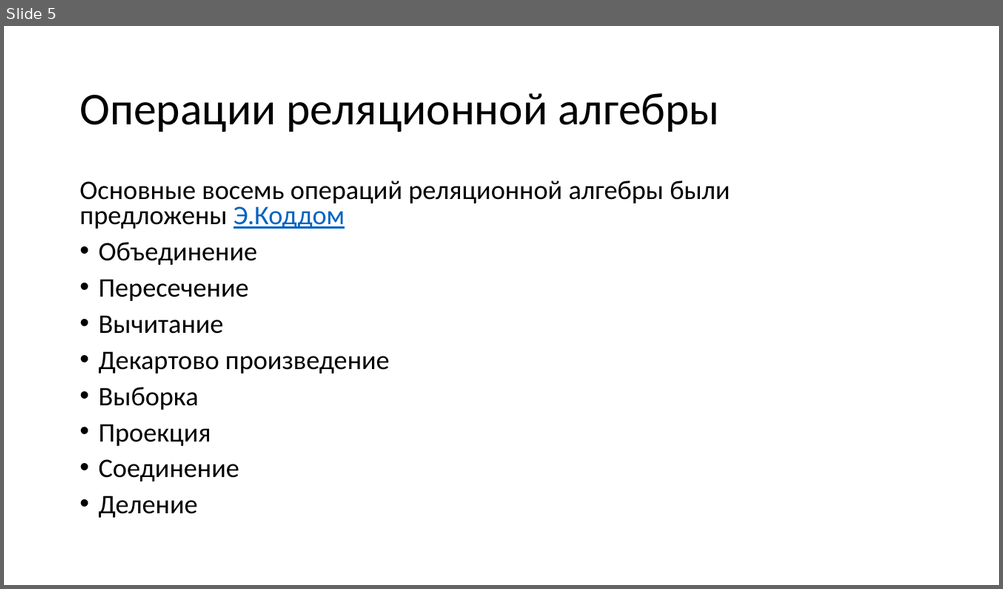
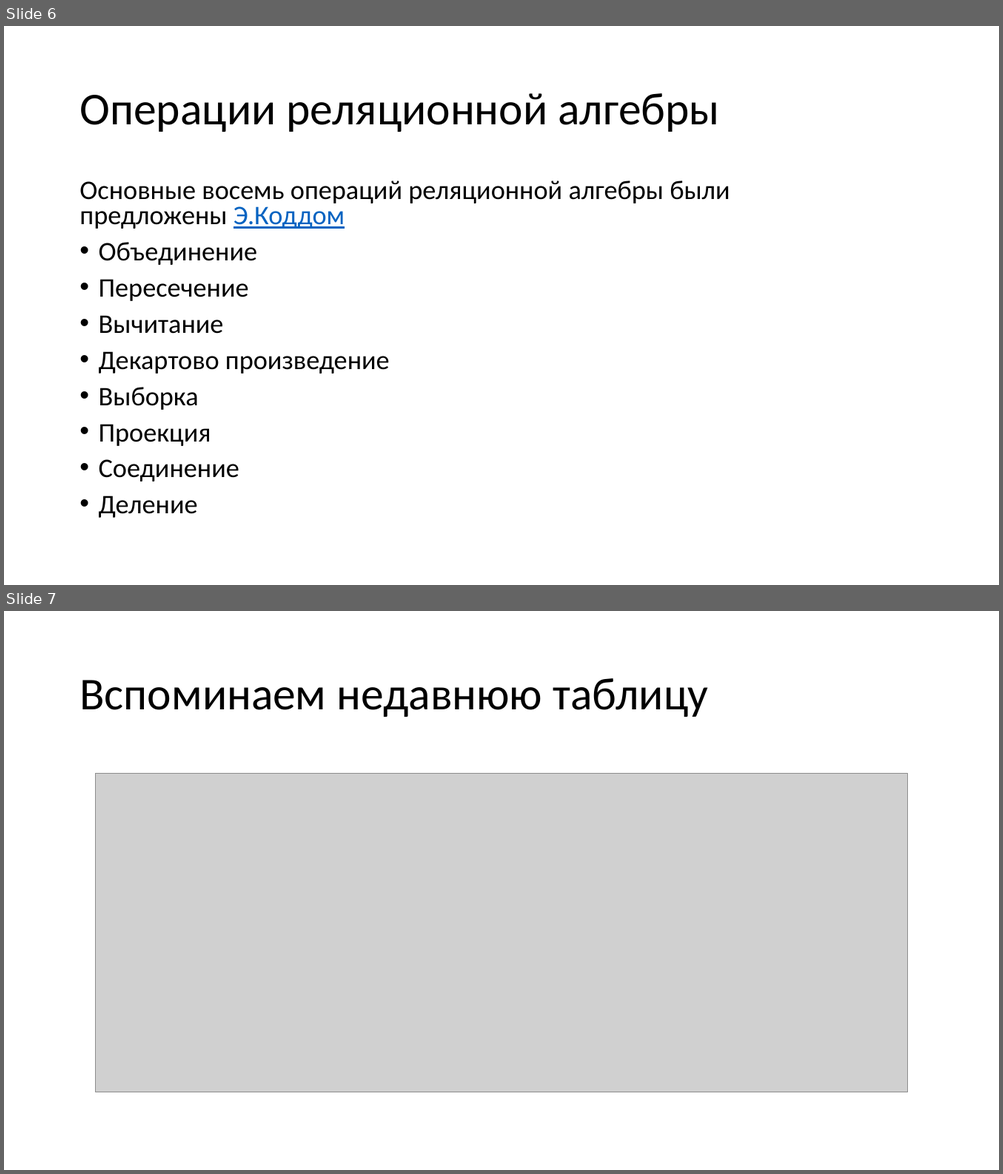
Before and after one commit to avdosev/DataBasePresentations, a slide deck: Реляционная Алгебра/Презентация.pptx. Shown one above the other, each under a label of ours: slide 5 before the commit, slides 6 and 7 after it. The pictures are 1003x589 and 1003x1174 pixels, drawn with LibreOffice and Linux fonts; fonts in the diff are those of the drawing; grey boxes stand for pictures. Boxes give left, top, right and bottom in pixels: in the first picture for what was removed or moved away, otherwise in the second. Text is boxed around its words. In the diff, an @@ line names an element or a change of style, - is before the commit and + after.

```diff
--- a/Реляционная Алгебра/Презентация.pptx
+++ b/Реляционная Алгебра/Презентация.pptx
@@ slide 7 added at bbox=[4, 611, 999, 1170], background #FFFFFF @@
@@ title added at bbox=[79, 678, 708, 717], 44 pt, text #000000 @@
+Вспоминаем недавнюю таблицу
@@ picture added at bbox=[96, 774, 908, 1092] @@
@@ what was slide 5 is now slide 6 @@
```
Also in this commit, not shown: 2 slides changed, 10 other slides added, 5 slides removed.
